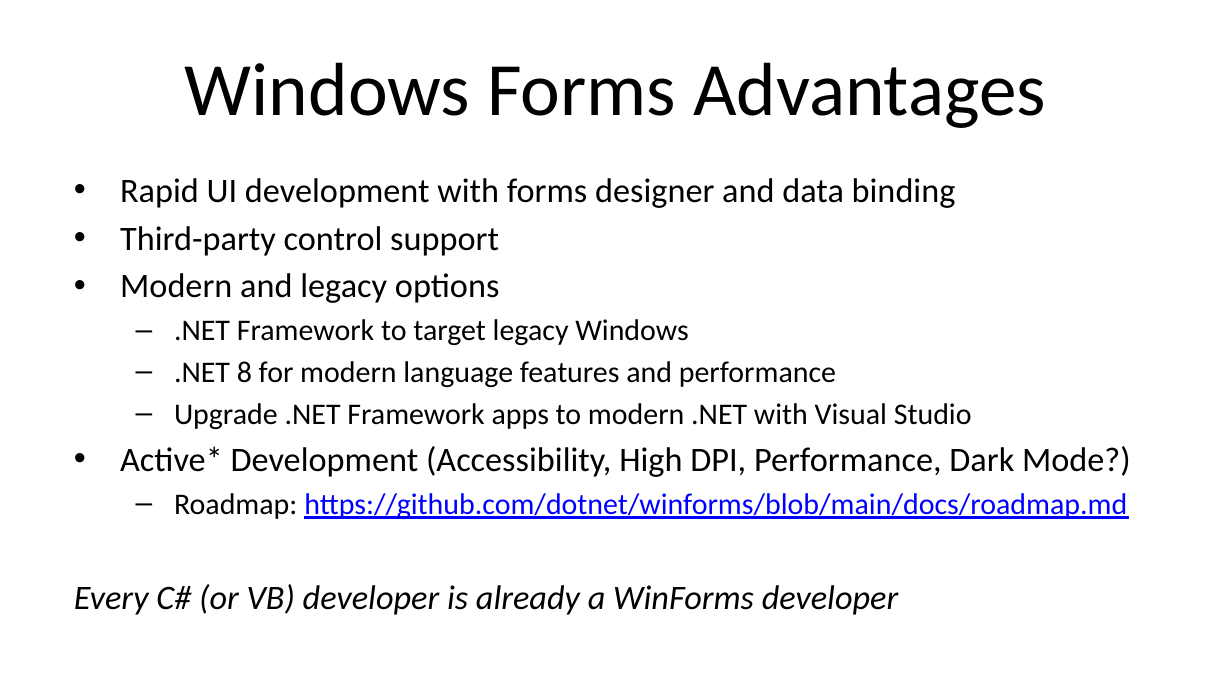
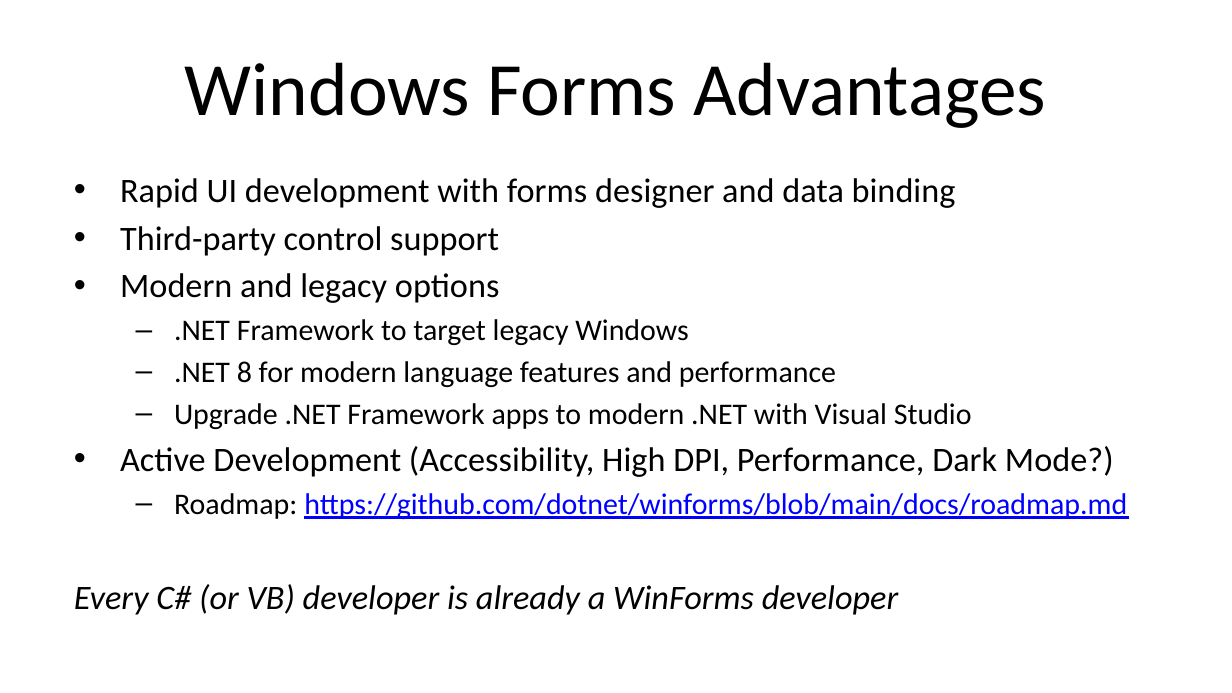
Before and after one commit to alvinashcraft/speaking, a slide deck: slide 7 of 2024/0430_VSLiveChicago/WindowsDev/VSLCH24_Building a Native App for Windows_AlvinAshcraft.pptx. Drawn at 1232x693 pixels with LibreOffice and Linux fonts; fonts in the diff are those of the drawing; background and template pictures are left out. Boxes give left, top, right and bottom in pixels: in the first picture for what was removed or moved away, otherwise in the second. Text is boxed around its words. In the diff, an @@ line names an element or a change of style, - is before the commit and + after.

```diff
--- a/2024/0430_VSLiveChicago/WindowsDev/VSLCH24_Building a Native App for Windows_AlvinAshcraft.pptx
+++ b/2024/0430_VSLiveChicago/WindowsDev/VSLCH24_Building a Native App for Windows_AlvinAshcraft.pptx
@@ text at [120, 446, 1114, 477]: text changed @@
-• Active* Development (Accessibility, High DPI, Performance, Dark Mode?)
+• Active Development (Accessibility, High DPI, Performance, Dark Mode?)
```
Also in this commit, not shown: 5 other slides changed.
